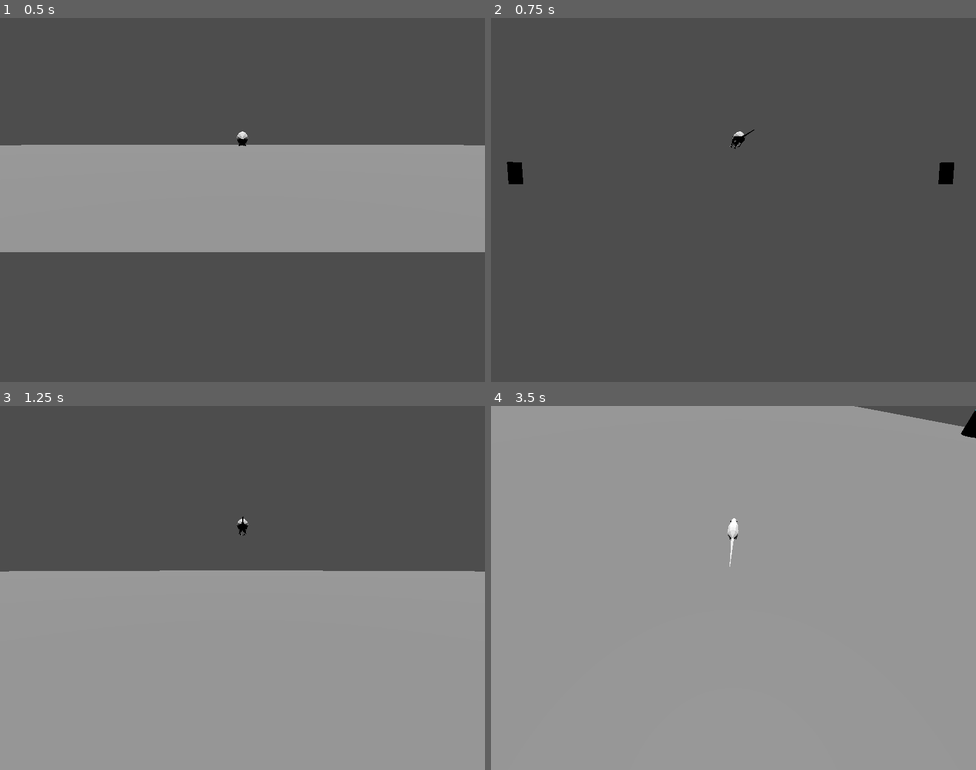
Above: before the commit, frames 1-4 (two rows, left to right).
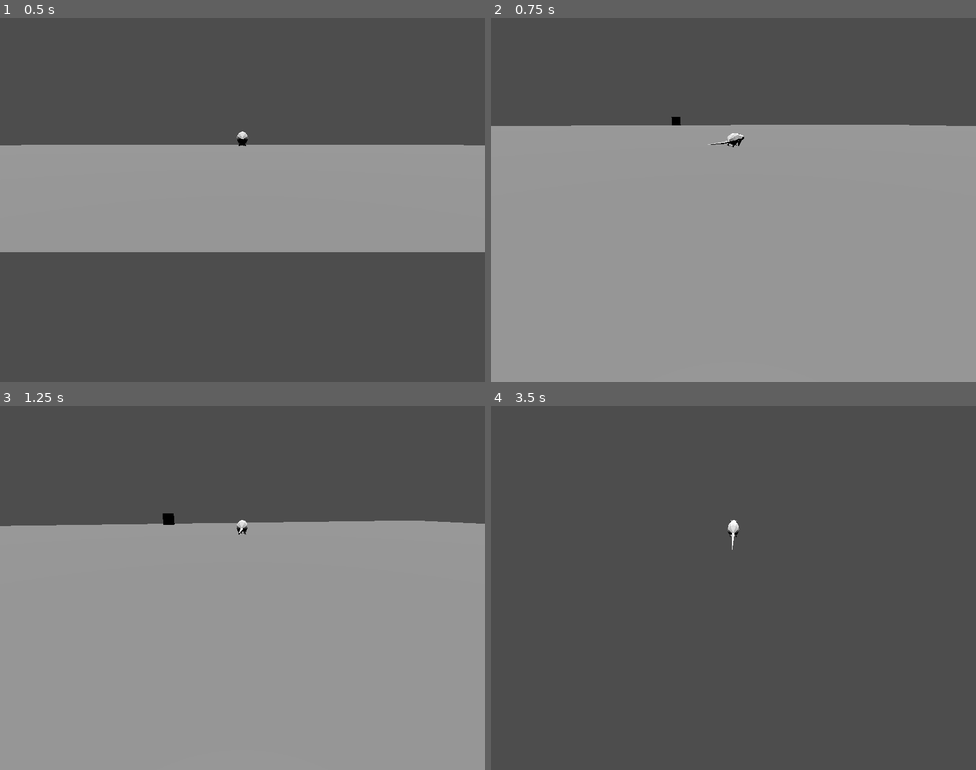
Above: after the commit, the same moments.

Repository: veralece/botr
Game: Godot game, scene res://main.tscn
Same seed, same stepped clock (60 frames per second), same inputs: the game is played once before the commit and once after it.
Inputs (mouse positions are in pixels of both pictures, inside the frame that each line leads up to):
- Up to frame 1 (0.5 s): no input
- Up to frame 2 (0.75 s): tap Enter at 0.5 s; move the mouse to (757, 200) at 0.52 s; hold W (move_forward) from 0.53 s (still down)
- Up to frame 3 (1.25 s): keep holding W (move_forward); tap Space (jump) at 0.77 s
- Up to frame 4 (3.5 s): keep holding W (move_forward); move the mouse to (709, 588) at 1.27 s; tap Space (jump) at 1.52, 3.02 s; move the mouse to (743, 580) at 2.02 s; move the mouse to (728, 595) at 2.77 s

Frame 1 is identical in both runs. In frame 2, 71% of the frame differs, in the area x 0-100%, y 27-100%; in frame 3, 13%; in frame 4, 99%, in the area x 0-100%, y 0-100%.

Commit message:
adjusted camera sensitivity and moved nodes around

Diff:
--- a/main.tscn
+++ b/main.tscn
@@ -34,24 +34,24 @@
 [node name="Player" parent="." instance=ExtResource("1_s7hun")]
 transform = Transform3D(-4.37114e-08, 0, -1, 0, 1, 0, 1, 0, -4.37114e-08, 0, 0, 0)
 
-[node name="Node3D" type="Node3D" parent="."]
+[node name="Cylinders" type="Node3D" parent="."]
 
-[node name="Z Cylinder" type="MeshInstance3D" parent="Node3D"]
+[node name="Z Cylinder" type="MeshInstance3D" parent="Cylinders"]
 transform = Transform3D(1, 0, 0, 0, 1, 0, 0, 0, 1, 0, 0, -28.5715)
 mesh = SubResource("CylinderMesh_d82uc")
 surface_material_override/0 = SubResource("StandardMaterial3D_s4rid")
 
-[node name="Z Cylinder2" type="MeshInstance3D" parent="Node3D"]
+[node name="Z Cylinder2" type="MeshInstance3D" parent="Cylinders"]
 transform = Transform3D(1, 0, 0, 0, 1, 0, 0, 0, 1, 0, 0, 27.9546)
 mesh = SubResource("CylinderMesh_d82uc")
 surface_material_override/0 = SubResource("StandardMaterial3D_s4rid")
 
-[node name="X Cylinder" type="MeshInstance3D" parent="Node3D"]
+[node name="X Cylinder" type="MeshInstance3D" parent="Cylinders"]
 transform = Transform3D(1, 0, 0, 0, 1, 0, 0, 0, 1, 28.0612, 0, -0.0215168)
 mesh = SubResource("CylinderMesh_d82uc")
 surface_material_override/0 = SubResource("StandardMaterial3D_a5jq2")
 
-[node name="X Cylinder2" type="MeshInstance3D" parent="Node3D"]
+[node name="X Cylinder2" type="MeshInstance3D" parent="Cylinders"]
 transform = Transform3D(1, 0, 0, 0, 1, 0, 0, 0, 1, -28.3962, 0, -0.0215168)
 mesh = SubResource("CylinderMesh_d82uc")
 surface_material_override/0 = SubResource("StandardMaterial3D_a5jq2")
--- a/player/SpringArm3D.gd
+++ b/player/SpringArm3D.gd
@@ -1,6 +1,6 @@
 extends SpringArm3D
 
-@export var mouse_sensitivity = 0.05
+@export var mouse_sensitivity = 0.01
 
 func _ready():
 	set_as_top_level(true)
@@ -9,7 +9,7 @@
 func _unhandled_input(event):
 	if event is InputEventMouseMotion:
 		rotation.x -= event.relative.y * mouse_sensitivity
-		rotation.x = clamp(rotation.x, -90.0, 30.0)
+		rotation.x = clampf(rotation.x, -1.0, -0.1)
 
 		rotation.y -= event.relative.x * mouse_sensitivity
 		rotation.y = wrapf(rotation.y, 0.0, 360.0)
--- a/player/player.gd
+++ b/player/player.gd
@@ -14,7 +14,7 @@
 
 	#check to see if direction was modified on this frame, then normalize it.
 	if direction != Vector3.ZERO:
-		direction = direction.rotated(Vector3.UP, %SpringArm3D.rotation.y).normalized()
+		direction = direction.rotated(Vector3.UP, %CameraPivot.rotation.y).normalized()
 
 	velocity.x = direction.x * speed
 	velocity.z = direction.z * speed
@@ -35,4 +35,4 @@
 	move_and_slide()
 
 func _process(_delta):
-	%SpringArm3D.position = position
+	%CameraPivot.position = position
--- a/player/player.tscn
+++ b/player/player.tscn
@@ -16,17 +16,17 @@
 unique_name_in_owner = true
 transform = Transform3D(-4.37114e-08, 0, 1, 0, 1, 0, -1, 0, -4.37114e-08, 0, 0, 0)
 
-[node name="SpringArm3D" type="SpringArm3D" parent="Rat"]
+[node name="Collider" type="CollisionShape3D" parent="."]
+transform = Transform3D(1, 3.36806e-05, -0.000942827, -2.71083e-05, 0.999976, 0.00697007, 0.000943039, -0.00697005, 0.999975, 0, 0.331416, 0)
+shape = SubResource("CapsuleShape3D_d5ake")
+
+[node name="CameraPivot" type="SpringArm3D" parent="."]
 unique_name_in_owner = true
-transform = Transform3D(-4.37114e-08, 0.00748739, -0.999972, 0, 0.999972, 0.00748739, 1, 3.27284e-10, -4.37102e-08, 0, 0, 0)
+transform = Transform3D(1, -3.05311e-16, -2.84217e-14, 0, 0.999972, 0.00748739, 0, -0.00748739, 0.999972, 0, 0, 0)
 spring_length = 5.0
 margin = 0.2
 script = ExtResource("3_amkxc")
 
-[node name="Camera3D" type="Camera3D" parent="Rat/SpringArm3D"]
+[node name="Camera3D" type="Camera3D" parent="CameraPivot"]
 transform = Transform3D(1, 0, 0, 0, 0.975757, 0.218859, 0, -0.218859, 0.975757, 1.19209e-07, 1.26409, 3.12497)
 current = true
-
-[node name="Collider" type="CollisionShape3D" parent="."]
-transform = Transform3D(1, 3.36806e-05, -0.000942827, -2.71083e-05, 0.999976, 0.00697007, 0.000943039, -0.00697005, 0.999975, 0, 0.331416, 0)
-shape = SubResource("CapsuleShape3D_d5ake")
